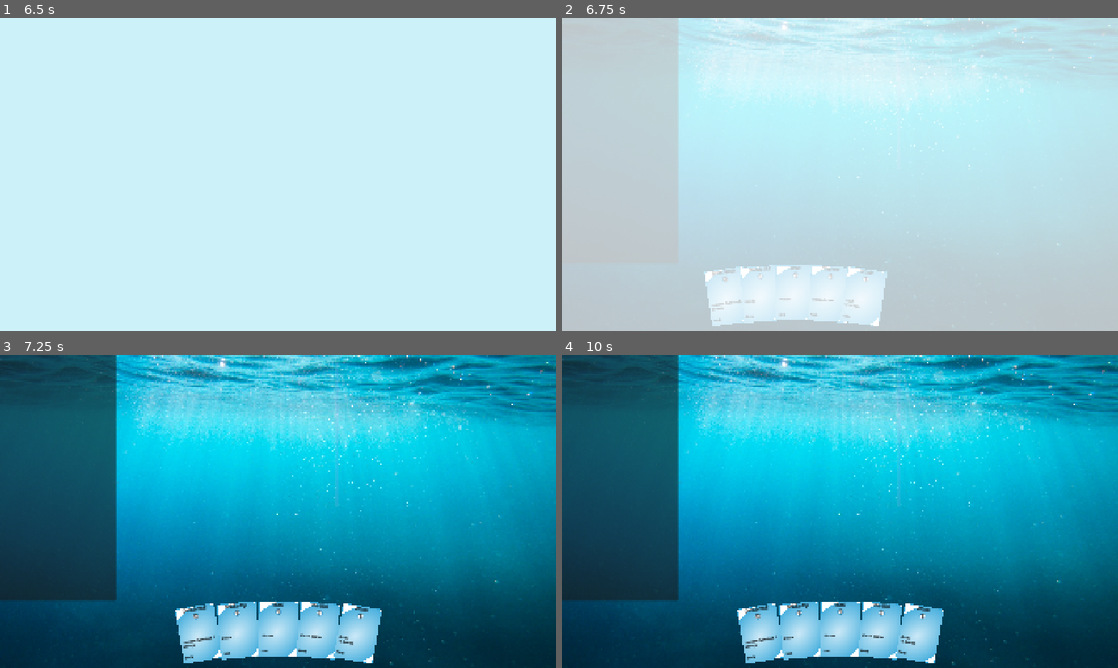
Above: before the commit, frames 1-4 (two rows, left to right).
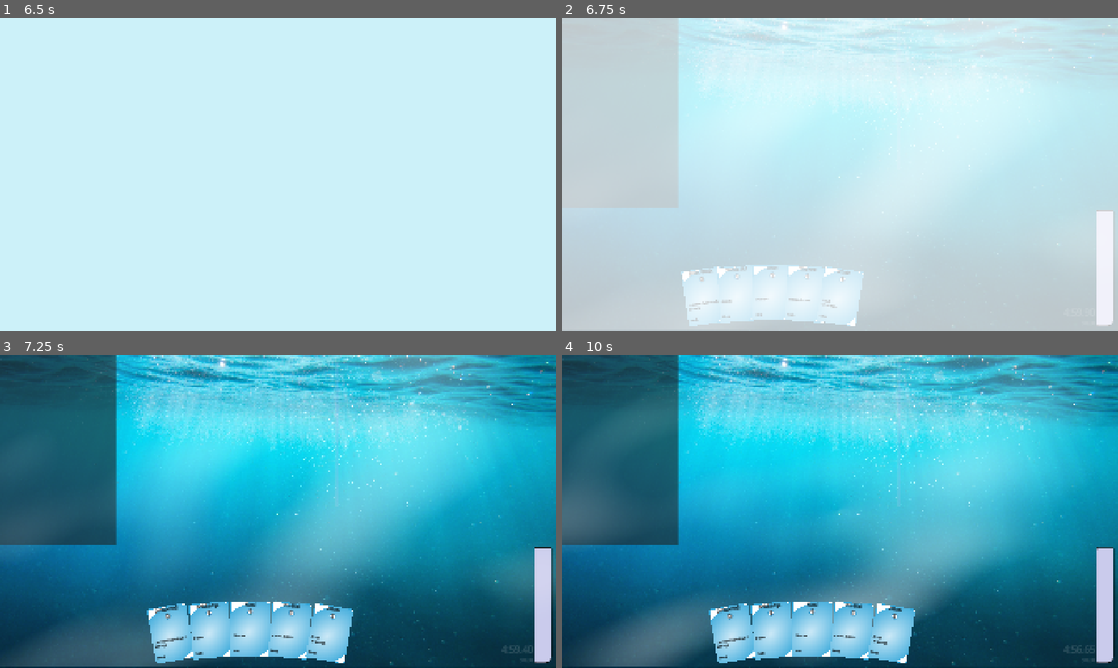
Above: after the commit, the same moments.

Repository: rosswolf/Tourbillon
Game: Godot game, scene res://src/scenes/main_menu.tscn
Same seed, same stepped clock (60 frames per second), same inputs: the game is played once before the commit and once after it.
Inputs (mouse positions are in pixels of both pictures, inside the frame that each line leads up to):
- Up to frame 1 (6.5 s): click "Play" at 0.5 s; move the mouse to (400, 158) at 1.27 s; click (400, 158) at 1.42 s; tap Enter at 2, 3.5, 5 s; drag from (166, 190) to (250, 237) at 2.02 s; tap Space at 2.75, 4.25, 5.75 s; move the mouse to (333, 105) at 2.77 s; click (333, 105) at 2.92 s; drag from (250, 237) to (111, 127) at 3.52 s; move the mouse to (444, 221) at 4.27 s; click (444, 221) at 4.42 s; drag from (111, 127) to (194, 96) at 5.02 s; move the mouse to (305, 174) at 5.77 s; click (305, 174) at 5.92 s
- Up to frame 2 (6.75 s): drag from (756, 96) to (728, 190) at 6.52 s
- Up to frame 3 (7.25 s): no input
- Up to frame 4 (10 s): move the mouse to (962, 495) at 7.27 s; click (962, 495) at 7.42 s; drag from (728, 527) to (812, 574) at 8.02 s; move the mouse to (895, 442) at 8.77 s; click (895, 442) at 8.92 s; drag from (812, 574) to (673, 464) at 9.52 s

Frame 1 is identical in both runs. In frame 2, 6.2% of the frame differs, in the area x 15-100%, y 22-99%; in frame 3, 43%; in frame 4, 44%, in the area x 0-100%, y 0-100%.

Commit message:
air meter and water effects

Diff:
--- a/elastic-app/app/project.godot
+++ b/elastic-app/app/project.godot
@@ -59,4 +59,4 @@
 
 textures/canvas_textures/default_texture_filter=0
 renderer/rendering_method="mobile"
-environment/defaults/default_clear_color=Color(1, 1, 1, 1)
+environment/defaults/default_clear_color=Color(0.28485, 0.28485, 0.28485, 1)
--- a/elastic-app/app/src/scenes/game.tscn
+++ b/elastic-app/app/src/scenes/game.tscn
@@ -1,14 +1,38 @@
-[gd_scene load_steps=9 format=3 uid="uid://b8apg4aqwojm7"]
+[gd_scene load_steps=13 format=3 uid="uid://b8apg4aqwojm7"]
 
 [ext_resource type="Script" uid="uid://dtu25hj7ookvm" path="res://src/scenes/game.gd" id="1_7uq6d"]
 [ext_resource type="Texture2D" uid="uid://bva6617mxquta" path="res://cc0_assets/underwater_crop.jpg" id="2_gh3at"]
 [ext_resource type="PackedScene" uid="uid://dx62gxy64qd47" path="res://src/scenes/ui/hud/menu_bar.tscn" id="3_bd8mh"]
 [ext_resource type="PackedScene" uid="uid://dbu6a2pg1iju5" path="res://src/scenes/ui/hand/HandContainer.tscn" id="3_yufto"]
 [ext_resource type="PackedScene" uid="uid://3yoqe2hx1j1g" path="res://src/scenes/ui/battleground/ui_battleground.tscn" id="4_5dxuo"]
+[ext_resource type="PackedScene" uid="uid://cupye5bbn2jch" path="res://src/scenes/ui/meters/air_meter.tscn" id="6_flib5"]
+[ext_resource type="Shader" uid="uid://dktsayggtgauf" path="res://src/scenes/water_effect.gdshader" id="9_h2mn8"]
 [ext_resource type="PackedScene" uid="uid://cka5aovpfoi80" path="res://src/scenes/ui/click_and_drag/click_and_drag.tscn" id="10_6e0h8"]
 [ext_resource type="PackedScene" uid="uid://dckcqckqo0abj" path="res://src/scenes/ui/hud/HUD.tscn" id="10_bd8mh"]
 
 [sub_resource type="StyleBoxEmpty" id="StyleBoxEmpty_gh3at"]
+
+[sub_resource type="StyleBoxEmpty" id="StyleBoxEmpty_flib5"]
+
+[sub_resource type="ShaderMaterial" id="ShaderMaterial_6e0h8"]
+shader = ExtResource("9_h2mn8")
+shader_parameter/color = Color(0.845268, 0.910617, 1, 1)
+shader_parameter/frequency = 1.0
+shader_parameter/compress = 1.0
+shader_parameter/add_light = 0.05
+shader_parameter/scale = 0.76
+shader_parameter/speed = 0.0299776
+shader_parameter/x_angle = 1.57
+shader_parameter/y_angle = 1.57
+shader_parameter/base_alpha = 0.7
+shader_parameter/refraction_ratio = 5.63
+shader_parameter/clear = 0.0
+shader_parameter/surf_sinpowder = 8.0
+shader_parameter/surf_speed = 1.0
+shader_parameter/surf_angle = 1.57
+shader_parameter/surf_magnitude = 0.0
+shader_parameter/s11 = 2.221
+shader_parameter/sinpowder = 8.0
 
 [node name="Game" type="Control"]
 layout_mode = 3
@@ -96,7 +120,33 @@
 layout_mode = 2
 size_flags_vertical = 8
 
+[node name="MarginContainer" type="MarginContainer" parent="Background/MainVBoxContainer/BotHBoxContainer"]
+layout_mode = 2
+theme_override_constants/margin_right = 20
+theme_override_constants/margin_bottom = 20
+
+[node name="PanelContainer" type="PanelContainer" parent="Background/MainVBoxContainer/BotHBoxContainer/MarginContainer"]
+layout_mode = 2
+theme_override_styles/panel = SubResource("StyleBoxEmpty_flib5")
+
+[node name="AirMeter" parent="Background/MainVBoxContainer/BotHBoxContainer/MarginContainer/PanelContainer" instance=ExtResource("6_flib5")]
+custom_minimum_size = Vector2(170, 400)
+layout_mode = 2
+size_flags_horizontal = 8
+
 [node name="ClickAndDrag" parent="." instance=ExtResource("10_6e0h8")]
 
 [node name="HUD" parent="." instance=ExtResource("10_bd8mh")]
 unique_name_in_owner = true
+
+[node name="ColorRect" type="ColorRect" parent="."]
+material = SubResource("ShaderMaterial_6e0h8")
+layout_mode = 1
+anchors_preset = 15
+anchor_right = 1.0
+anchor_bottom = 1.0
+offset_top = -4.0
+offset_bottom = -4.0
+grow_horizontal = 2
+grow_vertical = 2
+mouse_filter = 2
--- a/elastic-app/app/src/scenes/global_signals.gd
+++ b/elastic-app/app/src/scenes/global_signals.gd
@@ -46,6 +46,10 @@
 	ui_card_unhovered.emit(card_instance_id)
 
 # Core Signal Functions
+signal core_time_added(amount: float)
+func signal_core_time_added(amount: float):
+	core_time_added.emit(amount)
+
 signal core_begin_turn()
 func signal_core_begin_turn():
 	core_begin_turn.emit()
--- /dev/null
+++ b/elastic-app/app/src/scenes/ui/meters/air_meter.gd
@@ -0,0 +1,54 @@
+extends Control
+
+var default_timer_max: float = 300.0
+
+const MENU: String = "res://src/scenes/main_menu.tscn"
+
+var __timer_max: float = default_timer_max
+var timer_max: float:
+	get:
+		return __timer_max
+	set(value):
+		__timer_max = value
+
+var time_remaining: float:
+	get:
+		return %Timer.time_left
+	set(value):
+		var new_value = min(timer_max, value)
+		%Timer.start(new_value)
+
+func _ready():
+	print(timer_max)
+	%Timer.wait_time = 300
+	%Timer.timeout.connect(_on_timer_timeout)
+	%Timer.start()
+	%ProgressBar.value = pct(%Timer.time_left, timer_max)
+	GlobalSignals.core_time_added.connect(__on_time_added)
+
+func __on_time_added(amount: float):
+	time_remaining = time_remaining + amount
+
+func pct(numerator: float, denominator: float):
+	if denominator <= 0.001:
+		return 0.0
+	else:
+		return 100.0 * numerator / denominator
+
+func start():
+	%Timer.start()
+
+func _process(delta):
+	%ProgressBar.value = pct(%Timer.time_left, timer_max)
+	%Label.text = render_label(%Timer.time_left)
+	%MaxLabel.text = render_label(timer_max)
+
+func render_label(time_left: float):
+	var minute: int = time_left / 60
+	var second: int = fmod(time_left, 60)
+	var centisecond: int = int(fmod(time_left, 1.0) * 100)
+	return str(minute) + ":" + str(second) + "." + "%02d" % centisecond
+
+func _on_timer_timeout():
+	print("done")
+	#FadeToBlack.go_to_scene(MENU)
--- /dev/null
+++ b/elastic-app/app/src/scenes/ui/meters/air_meter.tscn
@@ -0,0 +1,84 @@
+[gd_scene load_steps=5 format=3 uid="uid://cupye5bbn2jch"]
+
+[ext_resource type="Script" uid="uid://degkdcgeu02n5" path="res://src/scenes/ui/meters/air_meter.gd" id="1_lohet"]
+
+[sub_resource type="StyleBoxEmpty" id="StyleBoxEmpty_svue2"]
+
+[sub_resource type="StyleBoxFlat" id="StyleBoxFlat_1jhxf"]
+bg_color = Color(0.6, 0.6, 0.6, 0)
+border_width_left = 2
+border_width_top = 2
+border_width_right = 2
+border_width_bottom = 2
+border_color = Color(0, 0, 0, 1)
+corner_radius_top_left = 2
+corner_radius_top_right = 2
+corner_radius_bottom_right = 22
+corner_radius_bottom_left = 2
+
+[sub_resource type="StyleBoxFlat" id="StyleBoxFlat_lohet"]
+bg_color = Color(0.788356, 0.792346, 0.922716, 1)
+border_width_left = 2
+border_width_top = 2
+border_width_right = 2
+border_width_bottom = 2
+border_color = Color(0, 0, 0, 1)
+corner_radius_top_left = 2
+corner_radius_top_right = 2
+corner_radius_bottom_right = 22
+corner_radius_bottom_left = 2
+
+[node name="AirMeter" type="Control"]
+layout_mode = 3
+anchors_preset = 0
+script = ExtResource("1_lohet")
+
+[node name="PanelContainer" type="PanelContainer" parent="."]
+layout_mode = 0
+offset_right = 40.0
+offset_bottom = 40.0
+theme_override_styles/panel = SubResource("StyleBoxEmpty_svue2")
+
+[node name="HBoxContainer" type="HBoxContainer" parent="PanelContainer"]
+layout_mode = 2
+
+[node name="VBoxContainer" type="VBoxContainer" parent="PanelContainer/HBoxContainer"]
+layout_mode = 2
+size_flags_vertical = 8
+
+[node name="Label" type="Label" parent="PanelContainer/HBoxContainer/VBoxContainer"]
+unique_name_in_owner = true
+layout_mode = 2
+size_flags_vertical = 8
+theme_override_colors/font_color = Color(1, 1, 1, 0.172549)
+theme_override_font_sizes/font_size = 32
+text = "1:32.84"
+horizontal_alignment = 2
+
+[node name="MaxLabel" type="Label" parent="PanelContainer/HBoxContainer/VBoxContainer"]
+unique_name_in_owner = true
+layout_mode = 2
+theme_override_colors/font_color = Color(1, 1, 1, 0.172549)
+text = "Max: 3:00.00"
+horizontal_alignment = 2
+
+[node name="MarginContainer" type="MarginContainer" parent="PanelContainer/HBoxContainer"]
+layout_mode = 2
+theme_override_constants/margin_left = 2
+theme_override_constants/margin_top = 2
+theme_override_constants/margin_right = 2
+theme_override_constants/margin_bottom = 2
+
+[node name="ProgressBar" type="ProgressBar" parent="PanelContainer/HBoxContainer/MarginContainer"]
+unique_name_in_owner = true
+custom_minimum_size = Vector2(60, 400)
+layout_mode = 2
+theme_override_styles/background = SubResource("StyleBoxFlat_1jhxf")
+theme_override_styles/fill = SubResource("StyleBoxFlat_lohet")
+value = 50.0
+fill_mode = 3
+show_percentage = false
+
+[node name="Timer" type="Timer" parent="."]
+unique_name_in_owner = true
+one_shot = true
--- /dev/null
+++ b/elastic-app/app/src/scenes/water_effect.gdshader
@@ -0,0 +1,112 @@
+shader_type canvas_item;
+
+
+uniform sampler2D screen_texture : hint_screen_texture, repeat_disable, filter_nearest;
+
+uniform vec4 color: source_color = vec4(0.,0.5,1.0,1.0);
+//uniform float amplitude : hint_range(0., 2., 0.01) = 2.;
+uniform float frequency : hint_range(0., 1000. , 1.) = 3.;
+uniform float compress : hint_range(1., 2. , 0.01) = 1.;
+uniform float add_light : hint_range(0., 2. , 0.01) = 0.;
+
+uniform float scale : hint_range(0., 2. , 0.01) = 1.;
+uniform float speed : hint_range(-1000., 1000. , 0.01) = 1.;
+uniform float x_angle: hint_range(-1.57, 1.57, 0.01) = 1.57;
+uniform float y_angle: hint_range(-1.57, 1.57, 0.01) = 1.57;
+uniform float base_alpha : hint_range(-2., 2. , 0.01) = 0.8;
+uniform float refraction_ratio: hint_range(-100, 100, 0.01) = 10.;//0.2;
+uniform float clear : hint_range(0., 1. , 0.01) = 0.;
+
+uniform float surf_sinpowder : hint_range(0., 8. , 1.) = 8.;
+uniform float surf_speed : hint_range(-10., 10. , 0.01) = 1.;
+uniform float surf_angle : hint_range(-1.57, 1.57, 0.01) = 1.57;
+uniform float surf_magnitude : hint_range(0., 10. , 0.01) = 0.;
+
+uniform float s11: hint_range(-10, 10, 0.01) = 2.221;
+uniform float sinpowder : hint_range(0., 8. , 1.) = 8.;
+
+vec2 UVtoSreenUV(vec2 uv, bool is_camera_center, vec2 texture_pixel_size, vec2 screen_pixel_size, vec4 fragcoord) {
+
+	vec2 suv = (uv - 0.5)*2.;
+
+	if (is_camera_center) {
+
+		return (fragcoord.xy + suv*0.01/texture_pixel_size)*screen_pixel_size*0.5;
+	} else {
+
+		return (fragcoord.xy + suv*0.01/texture_pixel_size)*screen_pixel_size;
+	}
+}
+
+vec2 shiftuv2(vec2 uv, float shiftratio) {
+
+	vec2 suv = (uv - 0.5)*2.;
+
+	return (suv + suv*-1.*shiftratio)*0.5 + 0.5;
+}
+
+float yget(float x,float fc1,float fc2,float fc3,float fc4,float tc1,float tc2,float tc3,float tc4,float amc1,float amc2,float amc3,float amc4,float way,float addt) {
+
+	float t = speed*TIME*way + addt;
+	float y = sin(x * frequency);
+
+	y += pow(abs(sin(x*frequency*fc1 + t*tc1)),sinpowder)*amc1;
+	y += pow(abs(sin(x*frequency*fc2 + t*tc2)),sinpowder)*amc2;
+	y += pow(abs(sin(x*frequency*fc3 + t*tc3)),sinpowder)*amc3;
+	y += pow(abs(sin(x*frequency*fc4 + t*tc4)),sinpowder)*amc4;
+	y /= (amc1+amc2+amc3+amc4);
+
+	return y;
+}
+
+void fragment(){
+
+	vec2 st = (UV-0.5)*2.*scale;
+
+	float dl = distance(vec2(0.), vec2(dFdx(st.x), dFdy(st.y)));
+
+	vec2 st2 = ((UV-0.5)*2. + dl)*scale;
+
+	float x = st.x;
+	float y = st.y;
+
+	float adda = pow(abs(sin(surf_speed*TIME*scale + x*sin(surf_angle) + y*cos(surf_angle))),surf_sinpowder)*surf_magnitude;
+
+	st.x += adda*cos(surf_angle);
+	st.y += adda*sin(surf_angle);
+
+	COLOR = color;
+
+ 	float a1 = (yget(distance(vec2(0.),st),1.30,1.72,s11,3.1122,1.,1.121,0.437,4.,4.5,4.,5.,2.5,1.,0.)
+	+ yget(distance(vec2(0.5,3.5),st),1.32,1.72,s11,3.1122,1.,1.121,0.437,4.269,4.5,4.,5.,2.5,-1.,0.)
+	+ yget(distance(vec2(4.5,-4.5),st),1.31,1.72,s11,3.1122,1.,1.121,0.437,4.269,4.5,4.,5.,2.5,1.,0.)
+	+ yget(distance(vec2(-5.5,-2.5),st),1.27,1.72,s11,3.1122,1.,1.121,0.437,5.,4.5,4.,5.,2.5,-1.,0.)
+	+ yget(distance(vec2(-7.5,3.5),st),1.25,1.72,s11,3.1122,1.,1.121,0.437,5.,4.5,4.,5.,2.5,1.,0.)
+	+ yget(distance(vec2(3.25,3.25),st),1.34,1.72,s11,3.1122,1.,1.121,0.437,4.269,4.5,4.,5.,2.5,1.,0.)
+	+ yget(distance(vec2(6.25,-4.25),st),1.36,1.72,s11,3.1122,1.,1.121,0.437,4.269,4.5,4.,5.,2.5,-1.,0.)
+	+ yget(distance(vec2(-7.25,-1.25),st),1.27,1.72,s11,3.1122,1.,1.121,0.437,5.,4.5,4.,5.,2.5,1.,0.)
+	+ yget(distance(vec2(-0.25,5.25),st),1.59,1.72,s11,3.1122,1.,1.121,0.437,5.,4.5,4.,5.,2.5,-1.,0.))/9.;
+
+ 	float a2 = (yget(distance(vec2(0.),st2),1.30,1.72,s11,3.1122,1.,1.121,0.437,4.,4.5,4.,5.,2.5,1.,0.)
+	+ yget(distance(vec2(0.5,3.5),st2),1.32,1.72,s11,3.1122,1.,1.121,0.437,4.269,4.5,4.,5.,2.5,-1.,0.)
+	+ yget(distance(vec2(4.5,-4.5),st2),1.31,1.72,s11,3.1122,1.,1.121,0.437,4.269,4.5,4.,5.,2.5,1.,0.)
+	+ yget(distance(vec2(-5.5,-2.5),st2),1.27,1.72,s11,3.1122,1.,1.121,0.437,5.,4.5,4.,5.,2.5,-1.,0.)
+	+ yget(distance(vec2(-7.5,3.5),st2),1.25,1.72,s11,3.1122,1.,1.121,0.437,5.,4.5,4.,5.,2.5,1.,0.)
+	+ yget(distance(vec2(3.25,3.25),st2),1.34,1.72,s11,3.1122,1.,1.121,0.437,4.269,4.5,4.,5.,2.5,1.,0.)
+	+ yget(distance(vec2(6.25,-4.25),st2),1.36,1.72,s11,3.1122,1.,1.121,0.437,4.269,4.5,4.,5.,2.5,-1.,0.)
+	+ yget(distance(vec2(-7.25,-1.25),st2),1.27,1.72,s11,3.1122,1.,1.121,0.437,5.,4.5,4.,5.,2.5,1.,0.)
+	+ yget(distance(vec2(-0.25,5.25),st2),1.59,1.72,s11,3.1122,1.,1.121,0.437,5.,4.5,4.,5.,2.5,-1.,0.))/9.;
+
+	float da = clamp((a2 - a1)*compress, 0., 1.);
+	float ang = atan(da/dl);
+
+	vec2 rUV = UV;
+	rUV.y = (1. - rUV.y) + FRAGCOORD.y*SCREEN_PIXEL_SIZE.y;
+	//vec4 RsC = textureLod(screen_texture, UVtoSreenUV(rUV, false, TEXTURE_PIXEL_SIZE, SCREEN_PIXEL_SIZE, FRAGCOORD), 0.0);//vec4(0.);
+	vec4 bC = textureLod(screen_texture, UVtoSreenUV(shiftuv2(UV, ang*refraction_ratio), false, TEXTURE_PIXEL_SIZE, SCREEN_PIXEL_SIZE, FRAGCOORD), 0.0);
+
+	float a = ((sin(ang - PI*0.5 + y_angle) + cos(ang - PI*1.5 + x_angle)) + adda)/1.5;//sin(ang - PI*0.5 + y_angle)*0.5 - cos(ang + x_angle)*0.5;
+
+	COLOR.a = clamp(base_alpha + a, 0., 1.);
+	COLOR.rgb = clamp(COLOR.rgb + mix(vec3(COLOR.a), bC.rgb, clear)*vec3(1. + add_light), vec3(0.), vec3(1.));
+}
Not shown, added: elastic-app/app/src/scenes/ui/meters/air_meter.gd.uid
Not shown, added: elastic-app/app/src/scenes/water_effect.gdshader.uid
